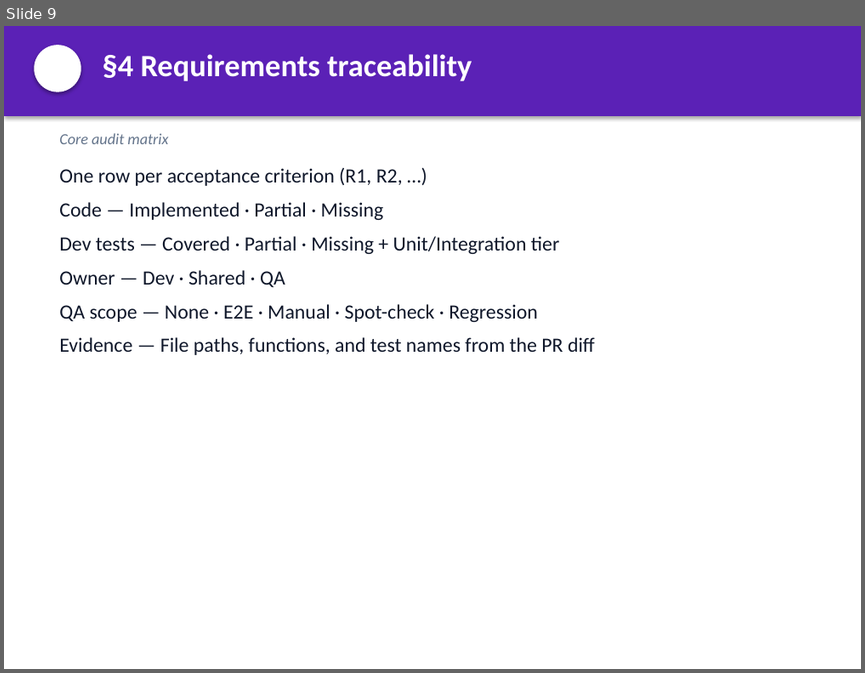
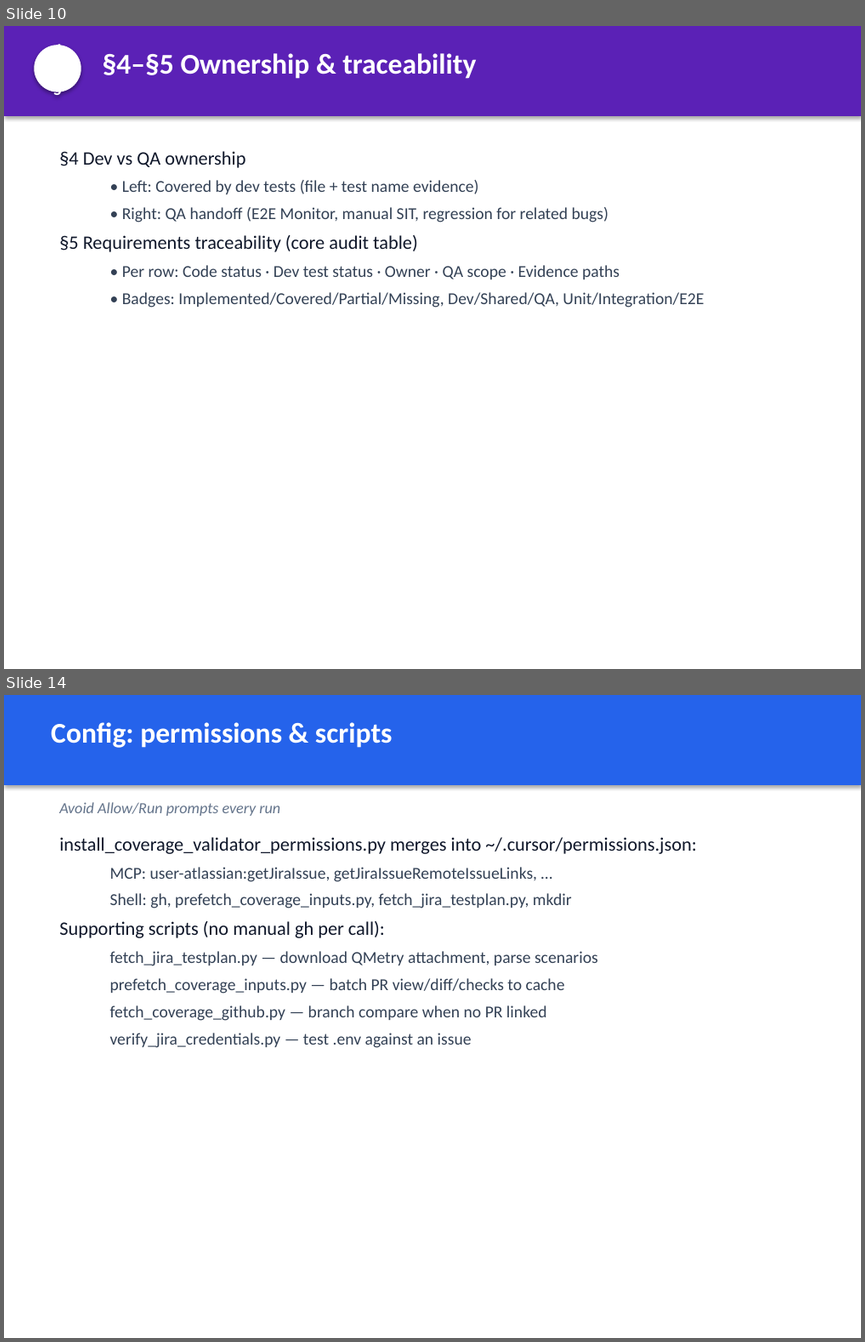
Before and after one commit to mgunjal11/pegasus-qa-agents-lab-copy, a slide deck: docs/MSC-Code-Coverage-Validator-Guide.pptx. Shown one above the other, each under a label of ours: slide 9 before the commit, slides 10 and 14 after it; the slides between them are not shown. The pictures are 865x673 and 865x1342 pixels, drawn with LibreOffice and Linux fonts; fonts in the diff are those of the drawing. Boxes give left, top, right and bottom in pixels: in the first picture for what was removed or moved away, otherwise in the second. Text is boxed around its words. In the diff, an @@ line names an element or a change of style, - is before the commit and + after.

```diff
--- a/docs/MSC-Code-Coverage-Validator-Guide.pptx
+++ b/docs/MSC-Code-Coverage-Validator-Guide.pptx
@@ slide 14 added at box(4, 695, 861, 1338), background #FFFFFF @@
@@ rectangle added at box(4, 695, 861, 785), fill #2563EB @@
@@ text added at box(51, 722, 392, 748), 24 pt, text #FFFFFF, bold @@
+Config: permissions & scripts
@@ text added at box(59, 802, 280, 816), 13 pt, text #64748B, italic @@
+Avoid Allow/Run prompts every run
@@ text added at box(59, 837, 696, 1048), 14 pt, text #334155 @@
+install_coverage_validator_permissions.py merges into ~/.cursor/permissions.json:
+  MCP: user-atlassian:getJiraIssue, getJiraIssueRemoteIssueLinks, …
+  Shell: gh, prefetch_coverage_inputs.py, fetch_jira_testplan.py, mkdir
+Supporting scripts (no manual gh per call):
+  fetch_jira_testplan.py — download QMetry attachment, parse scenarios
+  prefetch_coverage_inputs.py — batch PR view/diff/checks to cache
+  fetch_coverage_github.py — branch compare when no PR linked
+  verify_jira_credentials.py — test .env against an issue
@@ what was slide 9 is now slide 10 @@
@@ slide 10 changed as well @@
@@ text in ellipse at box(53, 41, 62, 100): text added @@
+4–5
@@ text at box(103, 53, 476, 79): text changed; size 26 to 24 pt @@
-§4 Requirements traceability
+§4–§5 Ownership & traceability
@@ text at box(59, 151, 704, 307): text changed; size 17 to 14 pt; text colour #0F172A to #334155 @@
-One row per acceptance criterion (R1, R2, …)
-Code — Implemented · Partial · Missing
-Dev tests — Covered · Partial · Missing + Unit/Integration tier
-Owner — Dev · Shared · QA
-QA scope — None · E2E · Manual · Spot-check · Regression
-Evidence — File paths, functions, and test names from the PR diff
+§4 Dev vs QA ownership
+  • Left: Covered by dev tests (file + test name evidence)
+  • Right: QA handoff (E2E Monitor, manual SIT, regression for related bugs)
+§5 Requirements traceability (core audit table)
+  • Per row: Code status · Dev test status · Owner · QA scope · Evidence paths
+  • Badges: Implemented/Covered/Partial/Missing, Dev/Shared/QA, Unit/Integration/E2E
@@ text removed at box(59, 133, 168, 144) @@
-Core audit matrix
```
Also in this commit, not shown: 6 other slides changed, 8 other slides added, 5 slides removed, 2 other files.
